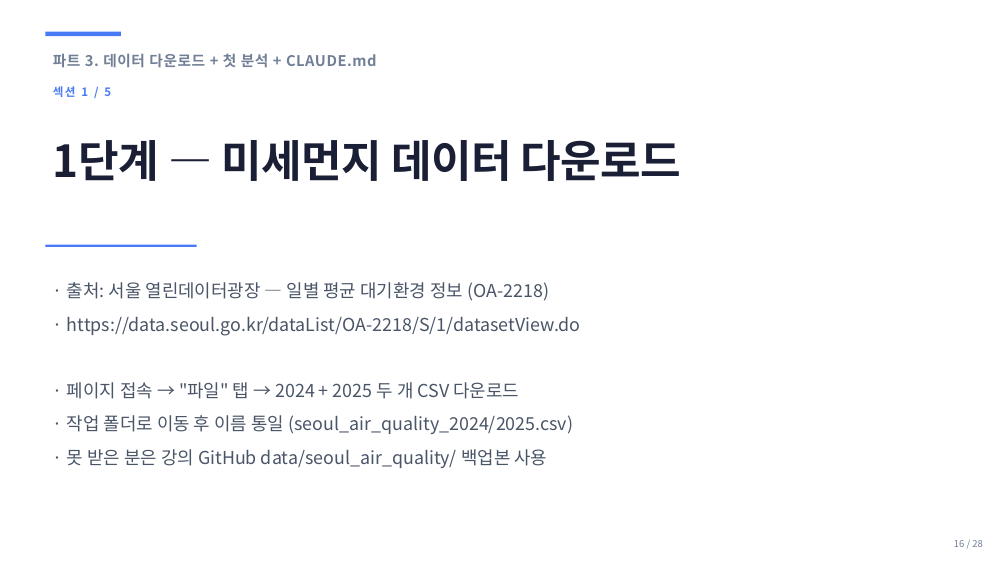
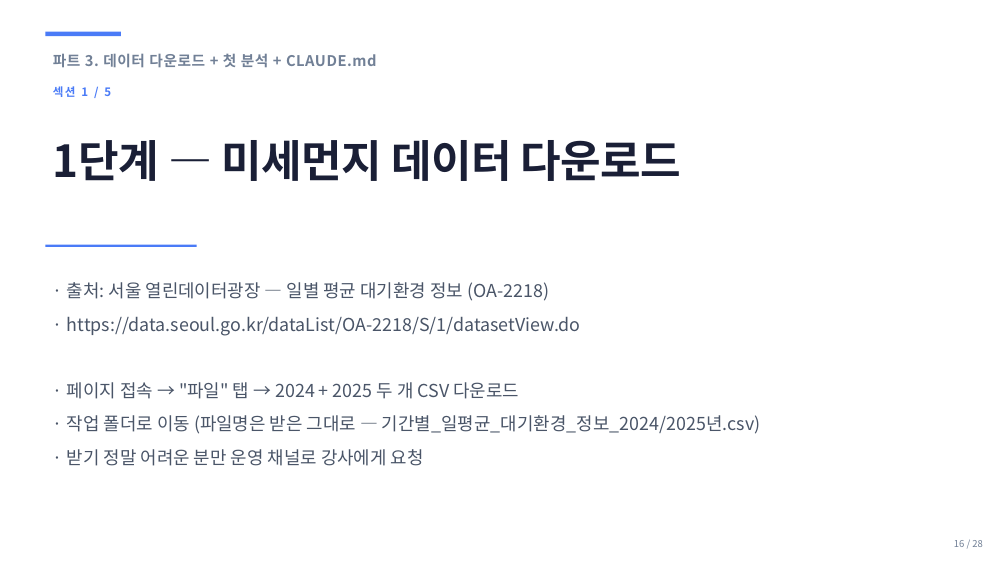
Before and after one commit to sujinpark-datapopcorn/inflearn_ccd_challenge, a slide deck: slide 16 of ppt/b2g_day1_setup.pptx. Drawn at 1008x567 pixels with LibreOffice and Linux fonts; fonts in the diff are those of the drawing. Boxes give left, top, right and bottom in pixels: in the first picture for what was removed or moved away, otherwise in the second. Text is boxed around its words. In the diff, an @@ line names an element or a change of style, - is before the commit and + after.

```diff
--- a/ppt/b2g_day1_setup.pptx
+++ b/ppt/b2g_day1_setup.pptx
@@ text at (67,415,760,466): text changed @@
-· 작업 폴더로 이동 후 이름 통일 (seoul_air_quality_2024/2025.csv)
-· 못 받은 분은 강의 GitHub data/seoul_air_quality/ 백업본 사용
+· 작업 폴더로 이동 (파일명은 받은 그대로 — 기간별_일평균_대기환경_정보_2024/2025년.csv)
+· 받기 정말 어려운 분만 운영 채널로 강사에게 요청
```
Also in this commit, not shown: 1 other slide changed, 8 other files.
